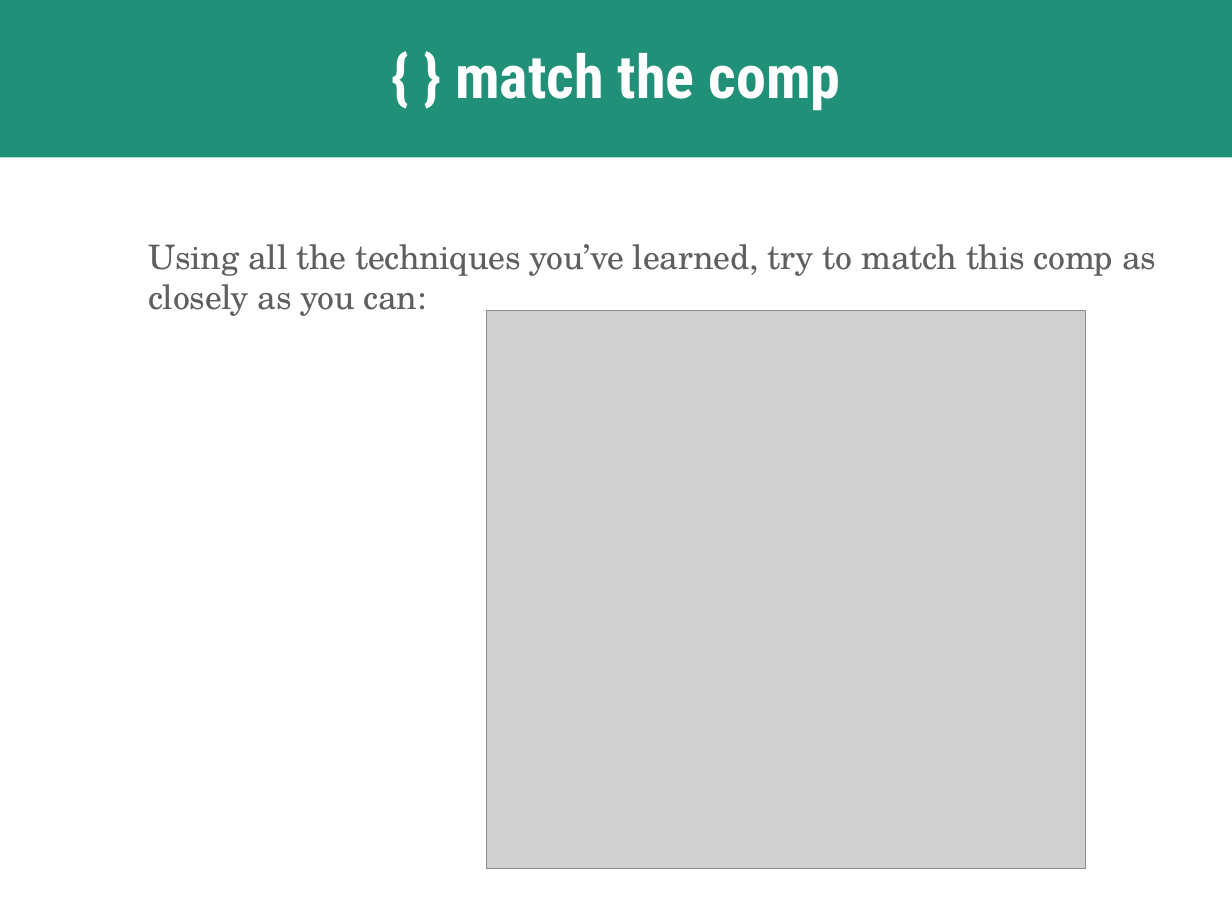
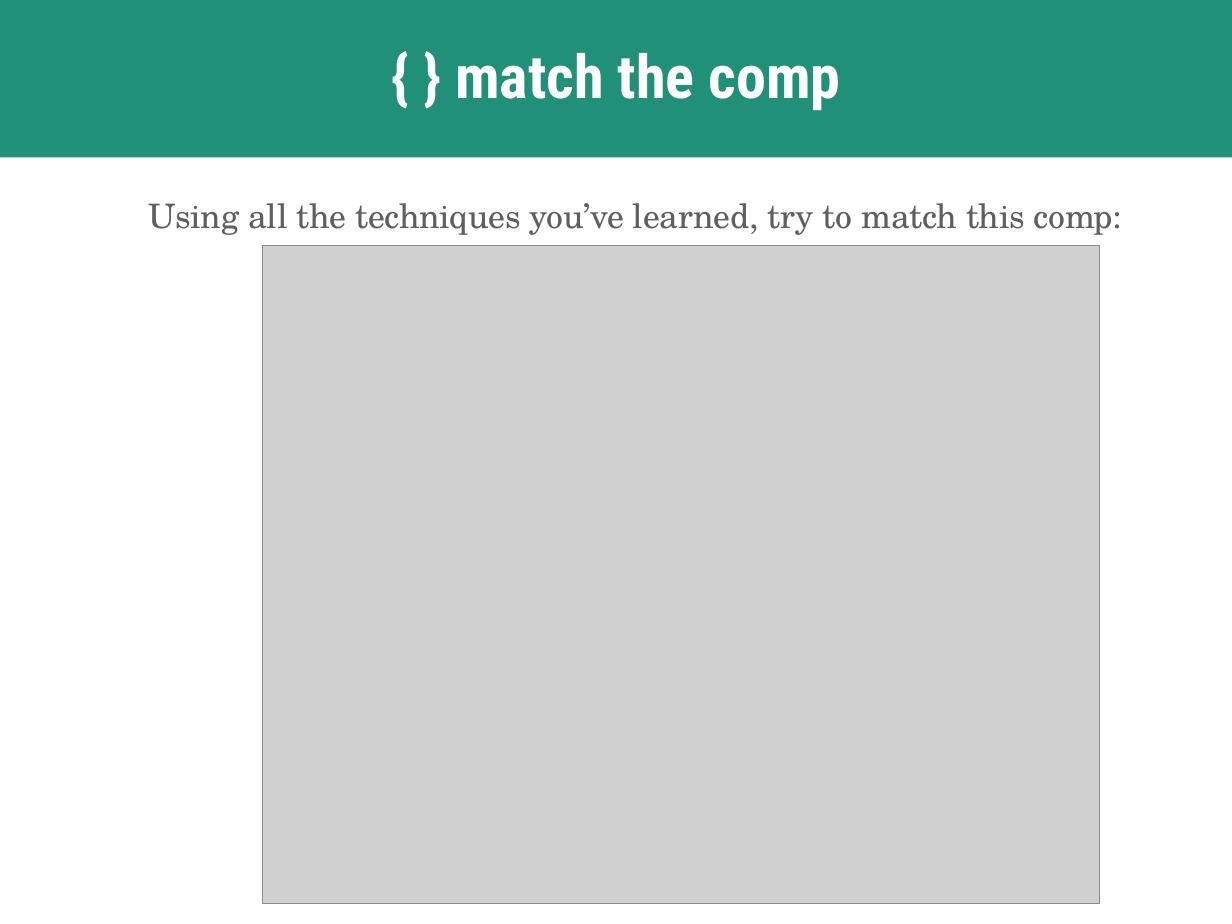
Before and after one commit to skornfeld/svc-class-jan-2018, a slide deck: slide 70 of slides/week-3.pptx. Drawn at 1232x924 pixels with LibreOffice and Linux fonts; fonts in the diff are those of the drawing; grey boxes stand for pictures. Boxes give left, top, right and bottom in pixels: in the first picture for what was removed or moved away, otherwise in the second. Text is boxed around its words. In the diff, an @@ line names an element or a change of style, - is before the commit and + after.

```diff
--- a/slides/week-3.pptx
+++ b/slides/week-3.pptx
@@ text at box(148, 203, 1122, 235): text changed @@
-Using all the techniques you’ve learned, try to match this comp as closely as you can:
+Using all the techniques you’ve learned, try to match this comp:
@@ picture: place and size @@
-picture at box(486, 310, 1086, 869)
+picture at box(263, 245, 1100, 903)
```
Also in this commit, not shown: 1 other slide changed, 1 other file.
